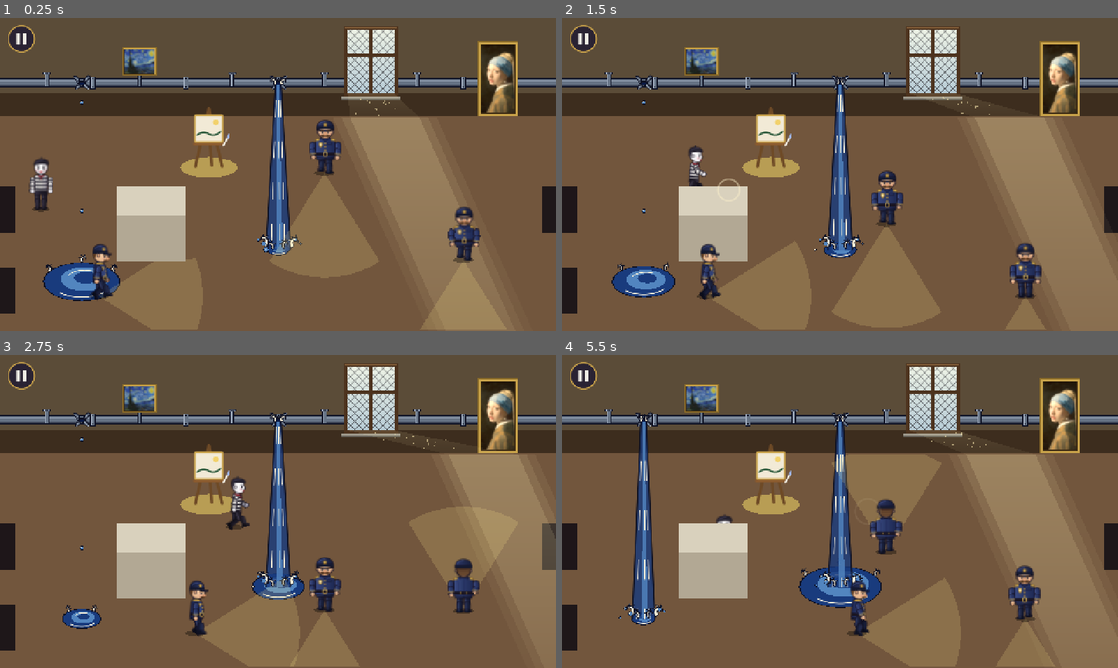
Above: before the commit, frames 1-4 (two rows, left to right).
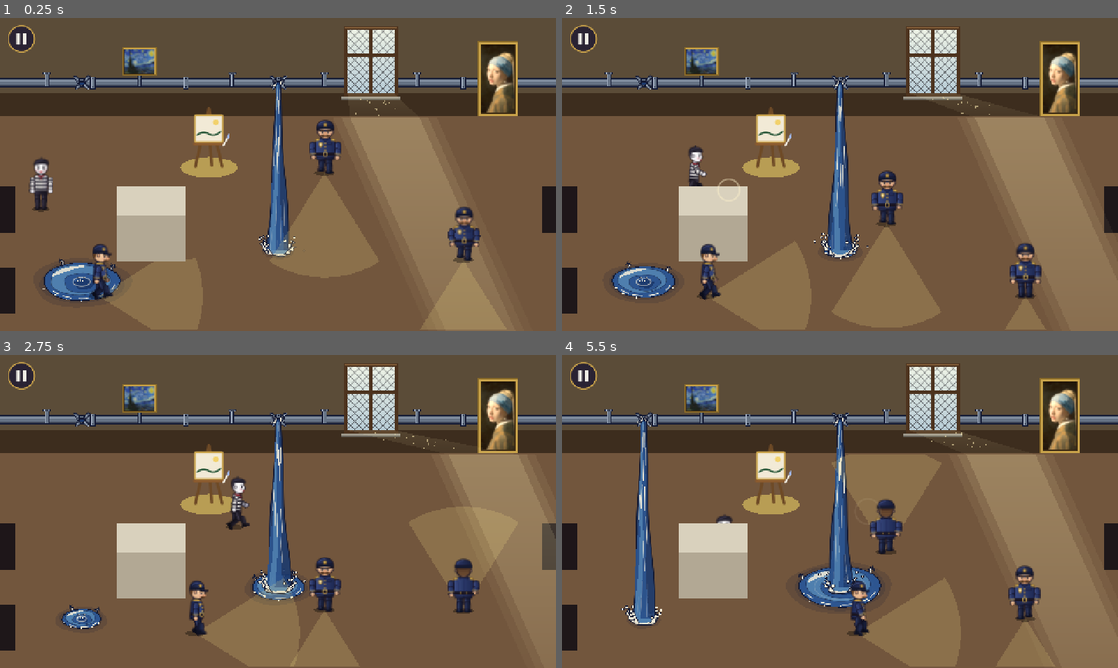
Above: after the commit, the same moments.

Repository: linostar/after-hours
Game: Godot game, scene res://scenes/wings/wing_06_salon.tscn
The game is run twice, just before and just after one commit, with the same random seed, the same clock (stepped at 60 frames per second) and the same inputs. This scene is started directly instead of the project's main scene.
Inputs (mouse positions are in pixels of both pictures, inside the frame that each line leads up to):
- Up to frame 1 (0.25 s): no input
- Up to frame 2 (1.5 s): drag from (840, 174) to (895, 105) at 0.52 s; drag from (728, 190) to (812, 237) at 1.27 s
- Up to frame 3 (2.75 s): move the mouse to (333, 442) at 2.02 s; hold Right (ui_right) from 2.03 s (still down); tap E at 2.1 s
- Up to frame 4 (5.5 s): release Right (ui_right) at 2.75 s; drag from (812, 574) to (673, 464) at 2.77 s; move the mouse to (1006, 558) at 3.52 s; hold Left (ui_left) 3.53-4.25 s; tap E at 3.6, 5.1 s; tap Space at 3.77, 4.07 s; drag from (673, 464) to (756, 433) at 4.27 s; move the mouse to (867, 511) at 5.02 s; hold Down (ui_down) from 5.03 s (still down); click (867, 511) at 5.17 s

The runs differ from the first frame. In frame 1, 2.6% of the frame differs, in the area x 7-55%, y 18-92%; in frame 2, 2.4%; in frame 3, 2.1%; in frame 4, 4.0%, in the area x 10-59%, y 18-87%.

Commit message:
feat(puddles): repaint the water after the Great Wave
Prussian blue in three flat tones, cream foam and indigo key-block ink.
Puddles get a wet-floor sheen, an inked rim, flat bands deepening to the
middle with a slow shimmer, a highlight crescent, foam lace, spray dots and
ripples spreading from where the water lands. Streams are ribboned bands
waving down, with cream streaks accelerating as they fall, thinning in and
out with each gush; landings get a churning white-water ring, a crown of
curling crests and drops on ballistic arcs. Drips swell, stretch, fall and
burst. Every pipe runs on its own offsets; all rates under 2 Hz (pinned as
*_HZ), still under Reduce Motion. Gameplay, layers and beats unchanged.

Claude-Session: https://claude.ai/code/session_01LnW7A8GppA7riq12AojToP

Diff:
--- a/afterhours/scripts/gimmicks/puddles.gd
+++ b/afterhours/scripts/gimmicks/puddles.gd
@@ -6,13 +6,16 @@
 ## patch (DAMP of its full size) while it only drips, in a steady rhythm of its own. In a
 ## puddle the mime wades (SLOW of its speed) and every step splashes (LOUD: heard across
 ## the whole hearing range); guards wade at SLOW too (Guard asks slow_at for its own spot).
-## Drawn as a Hokusai woodblock print (flat fills, inked outlines, claw-fingered foam), in
-## three layers: the iron pipe on the wall (flanges, wall brackets, each burst a torn hole
-## with its metal peeled back; behind the paintings), the puddles on the floor (flat
-## Prussian blue rings with foam claws on the rim), and the falling water (in front of the
-## paintings, behind the actors: a stream with flowing streaks, foam claws at the mouth and
-## splash crests where it lands, or falling drips). The foam's sway, the streaks' flow, the
-## crests and the drops are decoration: each repeats under 2 Hz and stands still under
+## Drawn as a Hokusai woodblock print (flat Prussian tones, cream foam, indigo key-block
+## ink, claw-fingered foam), in three layers: the iron pipe on the wall (flanges, wall
+## brackets, each burst a torn hole with its metal peeled back; behind the paintings), the
+## puddles on the floor (a darker wet sheen, an inked rim, flat bands deepening to the middle,
+## a highlight crescent, foam lace and claws on the rim, ripples spreading from where the
+## water lands), and the falling water (in front of the paintings, behind the actors: a
+## ribboned stream with streaks speeding down it, thinning in and out with the gush, a crown
+## of foam crests and drops flung on ballistic arcs where it lands; between gushes drops that
+## swell, stretch, fall and burst). Every pipe moves on its own offsets. All of it is
+## decoration: each cycle repeats under 2 Hz and stands still under
 ## Reduce Motion. A pipe whose data is broken (no beat, a period or radius not above 0) is
 ## reported and left out.
 
@@ -25,17 +28,20 @@
 const PIPE_Y := 112.0
 const PIPE_RADIUS := 6.0
 const FLANGE_RADIUS := 9.5
-## The print's palette: flat Prussian blue water in three tones, foam, ink and iron.
-const PRUSSIAN := Color(0.1, 0.23, 0.49)
-const PRUSSIAN_LIGHT := Color(0.32, 0.52, 0.75)
-const PRUSSIAN_DEEP := Color(0.04, 0.1, 0.27)
-const INK := Color(0.06, 0.07, 0.14)
-const FOAM := Color(0.97, 0.94, 0.85)
+## The print's palette (after the Great Wave): Prussian blue in three flat tones, cream foam
+## (the paper, never pure white), indigo key-block ink, and iron.
+const PRUSSIAN_DEEP := Color("1c3a6e")
+const PRUSSIAN := Color("2d5590")
+const PRUSSIAN_LIGHT := Color("4f7fae")
+const INK := Color("141a33")
+const FOAM := Color("f3ecd8")
+## The darker sheen of wet floor round a puddle.
+const WET := Color(0.08, 0.1, 0.2, 0.16)
 const IRON := Color(0.4, 0.45, 0.52)
 const IRON_LIGHT := Color(0.63, 0.68, 0.75)
 const IRON_DARK := Color(0.24, 0.27, 0.34)
 ## The falling stream lets the room show through a little: it is water in the air.
-const STREAM_ALPHA := 0.82
+const STREAM_ALPHA := 0.9
 ## Absolute z: the wall pipe just above the walls (under the paintings at -9), the falling
 ## water above the paintings and the fake's icon (-8), under the actors (0).
 const PIPE_Z := -10
@@ -43,13 +49,28 @@
 const BRACKET_GAP := 160.0
 ## The stream's width where it lands, as a share of the puddle's radius.
 const STREAM_SPREAD := 0.3
-const SPLASH_DROPS := 5
-## Decorative cycles per second (all under the 2 Hz flash limit): drips falling, splash
-## crests and drops, the foam claws' sway and the streaks flowing down the stream.
-const DRIP_HZ := 1.2
-const SPLASH_HZ := 0.8
-const FOAM_HZ := 0.5
-const FLOW_HZ := 1.5
+const SPLASH_DROPS := 9
+const CROWN_SPIKES := 9
+const RIPPLES := 3
+## How fast a stream thins in and out at the start and end of its gush (a share of the gush).
+const GUSH_EASE := 0.06
+## A stream thinner than this (a share of full) is not drawn.
+const MIN_FLOW := 0.1
+## Where in its cycle (0..1) a drip lands.
+const DRIP_LAND := 0.82
+## Decorative cycles per second (all under the 2 Hz flash limit): drips forming, falling and
+## bursting; splash drops' flights (the slowest drop flies 0.8x as often, the fastest 1.25x);
+## the crown's crests rising and falling; the foam claws' sway; the streaks flowing down the
+## stream (each lane 0.7x to 1x of it); the ripples spreading; the stream's ribbons waving and
+## the puddle's bands shimmering.
+const DRIP_HZ := 0.8
+const SPLASH_HZ := 0.9
+const CROWN_HZ := 0.7
+const FOAM_HZ := 0.4
+const FLOW_HZ := 1.4
+const RIPPLE_HZ := 0.6
+const WAVE_HZ := 0.5
+const SHIMMER_HZ := 0.2
 
 ## Per burst: the puddle's centre (floor) and full radius (x, y, radius); the pipe bursts
 ## above it, on the back wall.
@@ -138,28 +159,118 @@
 		_spray.queue_redraw()
 
 
-## The puddles, on the floor: an inked rim, flat rings of Prussian blue, ripples, and foam
-## claws curling along the far rim.
+## A per-pipe offset so no two pipes or puddles move in step.
+func _seed(i: int) -> float:
+	return fposmod(puddles[i].x * 0.0131 + puddles[i].y * 0.0077 + i * 0.37, 1.0)
+
+
+## A steady pseudo-random 0..1 for pipe `i`'s `k`-th thing (a drop's arc, a crest's height).
+static func _hash(i: int, k: int) -> float:
+	return fposmod(sin(i * 12.9898 + k * 78.233) * 43758.5453, 1.0)
+
+
+## How far into its gush pipe `i` is (0..1), or -1 while it drips.
+func _gush(i: int) -> float:
+	var at := fposmod(_time / beats[i].x + beats[i].y, 1.0)
+	return at * 2.0 if at < 0.5 else -1.0
+
+
+## The stream's strength: thinning in at the start of a gush and out at its end.
+func _flow(i: int) -> float:
+	var g := _gush(i)
+	if g < 0.0:
+		return 0.0
+	return smoothstep(0.0, GUSH_EASE, g) * (1.0 - smoothstep(1.0 - GUSH_EASE, 1.0, g))
+
+
+## The puddles, on the floor: a darker wet sheen round each, an inked rim, flat Prussian
+## bands deepening toward the middle (the far shelves lit), a cream highlight crescent, a
+## foam lace and spray dots along the near rim, claw curls on the far rim, and ripples
+## spreading from where the water lands (the stream, or each drip).
 func _draw() -> void:
 	var t := flourish(_time)
 	for i in puddles.size():
 		if not usable(i):
 			continue
+		var offset := _seed(i)
 		var centre := Vector2(puddles[i].x, puddles[i].y)
 		var r := radius(i)
-		draw_colored_polygon(_ellipse(centre, r + 2.0), INK)
-		draw_colored_polygon(_ellipse(centre, r), PRUSSIAN)
-		var inner := centre + Vector2(r * 0.08, -r * FLATTEN * 0.14)
-		draw_colored_polygon(_ellipse(inner, r * 0.64), PRUSSIAN_LIGHT)
-		draw_colored_polygon(_ellipse(inner + Vector2(r * 0.04, -r * FLATTEN * 0.08), r * 0.32), PRUSSIAN)
-		draw_polyline(spiral(centre, r * 0.82, r * 0.82, PI * 0.2, PI * 0.55, FLATTEN), FOAM, 1.5, true)
-		draw_polyline(spiral(inner, r * 0.48, r * 0.48, PI * 1.15, PI * 0.5, FLATTEN), FOAM, 1.2, true)
-		var claws := maxi(2, int(r / 18.0))
+		var shimmer := t * SHIMMER_HZ + offset
+		draw_colored_polygon(_ellipse(centre + Vector2(0.0, 2.0), r * 1.22 + 6.0, 0.05, shimmer, offset), WET)
+		draw_colored_polygon(_ellipse(centre + Vector2(0.0, 1.0), r * 1.08 + 3.0, 0.05, shimmer, offset + 1.0), WET)
+		draw_colored_polygon(_ellipse(centre, r + 2.0, 0.025, shimmer, offset), INK)
+		draw_colored_polygon(_ellipse(centre, r, 0.025, shimmer, offset), PRUSSIAN)
+		# Bands: the far (upper) shelf light, the middle deep, each a key-block line round it.
+		var shelf := centre + Vector2(-r * 0.05, -r * FLATTEN * 0.1)
+		var light := _ellipse(shelf, r * 0.8, 0.05, shimmer + 0.3, offset + 2.0)
+		draw_colored_polygon(light, PRUSSIAN_LIGHT)
+		var middle := _ellipse(centre + Vector2(r * 0.04, r * FLATTEN * 0.06), r * 0.52, 0.07, shimmer + 0.6, offset + 3.0)
+		draw_colored_polygon(middle, PRUSSIAN)
+		var deep := _ellipse(centre + Vector2(r * 0.07, r * FLATTEN * 0.12), r * 0.28, 0.08, shimmer + 0.9, offset + 4.0)
+		draw_colored_polygon(deep, PRUSSIAN_DEEP)
+		for band: PackedVector2Array in [light, middle]:
+			band.append(band[0])
+			draw_polyline(band, Color(INK, 0.45), 1.0, true)
+		_crescent(centre, r, offset)
+		_ripples(i, centre, r, t)
+		_lace(centre, r, t, offset)
+		var claws := maxi(2, int(r / 22.0))
 		for k in claws:
-			var angle := PI + PI * (k + 0.5) / claws
+			var angle := PI + PI * (k + 0.5 + (_hash(i, k) - 0.5) * 0.4) / claws
 			var at := centre + Vector2(cos(angle) * r, sin(angle) * r * FLATTEN)
 			var dir := signf(cos(angle)) if absf(cos(angle)) > 0.1 else 1.0
-			_claw(self, at, 5.0 + r * 0.06, dir, sin(TAU * (t * FOAM_HZ + k * 0.3)) * 0.2)
+			_claw(self, at, 4.0 + r * 0.055, dir, sin(TAU * (t * FOAM_HZ + offset + k * 0.29)) * 0.22)
+
+
+## The highlight: a cream crescent on the far-left shelf, tapered at both ends.
+func _crescent(centre: Vector2, r: float, offset: float) -> void:
+	var outer := PackedVector2Array()
+	var inner := PackedVector2Array()
+	var from := PI * (1.08 + offset * 0.05)
+	var to := PI * 1.52
+	for k in 13:
+		var u := float(k) / 12.0
+		var angle := lerpf(from, to, u)
+		var dir := Vector2(cos(angle), sin(angle) * FLATTEN)
+		outer.append(centre + dir * r * 0.86)
+		inner.append(centre + Vector2(r * 0.03, r * FLATTEN * 0.06) + dir * r * lerpf(0.86, 0.74, sin(PI * u)))
+	inner.reverse()
+	draw_colored_polygon(outer + inner, Color(FOAM, 0.85))
+
+
+## Rings spreading over puddle `i` from where its water lands, eased out and fading: a few
+## at a time while it gushes, one per drip while it drips.
+func _ripples(i: int, centre: Vector2, r: float, t: float) -> void:
+	var rings: Array[float] = []
+	var flow := _flow(i)
+	if flow > 0.0:
+		for k in RIPPLES:
+			rings.append(fposmod(t * RIPPLE_HZ + float(k) / RIPPLES + _seed(i), 1.0))
+	else:
+		# A drip lands at DRIP_LAND of its cycle; its ring spreads over the next 70 %.
+		# and a fainter one follows it out.
+		var age := fposmod(t * DRIP_HZ + _seed(i) - DRIP_LAND, 1.0) / 0.7
+		for lag: float in [0.0, 0.22]:
+			if age - lag >= 0.0 and age - lag < 1.0:
+				rings.append(age - lag)
+	for age in rings:
+		var spread := 1.0 - (1.0 - age) * (1.0 - age)
+		var ring := _ellipse(centre, lerpf(3.0, r * 0.85, spread))
+		ring.append(ring[0])
+		var fade := (1.0 - age) * (1.0 - age) * (flow if flow > 0.0 else 1.0)
+		draw_polyline(ring, Color(FOAM, 0.75 * fade), lerpf(1.8, 0.8, age), true)
+
+
+## Foam along the near rim: broken cream dashes drifting slowly round, and spray dots.
+func _lace(centre: Vector2, r: float, t: float, offset: float) -> void:
+	var dashes := maxi(3, int(r / 12.0))
+	for k in dashes:
+		var from := PI * (0.08 + 0.84 * (k + 0.15 * sin(TAU * (t * FOAM_HZ * 0.5 + offset + k * 0.21))) / dashes)
+		draw_polyline(spiral(centre, r * 0.9, r * 0.9, from, PI * 0.45 / dashes, FLATTEN, 5), FOAM, 1.4, true)
+	for k in dashes + 2:
+		var angle := PI * (0.05 + 0.9 * (k + 0.5) / (dashes + 2))
+		var at := centre + Vector2(cos(angle), sin(angle) * FLATTEN) * r * (1.02 + 0.06 * sin(k * 2.3 + offset * 9.0))
+		draw_circle(at, 1.1 + 0.5 * fposmod(k * 0.618 + offset, 1.0), FOAM)
 
 
 ## The iron pipe along the wall: inked, lit along its top; flanges at its joints, brackets
@@ -230,9 +341,12 @@
 		_pipe.draw_line(base, tip, IRON_LIGHT, 1.0, true)
 
 
-## The water falling from each burst. Gushing: an inked stream, lighter down its middle,
-## streaks flowing down it, foam claws flaring from the mouth and splash crests and drops
-## where it lands. Dripping: drops falling from the burst.
+## The water falling from each burst. Gushing: a ribboned stream (deep, mid and light bands
+## waving down it, inked edges) thinning in and out with the gush, cream streaks speeding
+## down it, foam claws and spray at the mouth, and where it lands a crown of foam crests
+## (the far ones behind the stream, the near ones in front) and drops flying out on
+## ballistic arcs, each on its own timing. Dripping: a drop swells under the burst,
+## stretches, falls faster and faster and bursts into a small crown where it lands.
 func _draw_spray() -> void:
 	var t := flourish(_time)
 	for i in puddles.size():
@@ -240,34 +354,147 @@
 			continue
 		var centre := Vector2(puddles[i].x, puddles[i].y)
 		var burst := Vector2(centre.x, PIPE_Y + 3.0)
-		if not gushing(i):
-			for d in 2:
-				var u := fposmod(t * DRIP_HZ + d * 0.5, 1.0)
-				_drop(burst.lerp(centre, u * u), 2.6)
+		var flow := _flow(i)
+		if flow <= 0.0:
+			_drip(i, burst, centre, t)
+		# The first and last instants of a gush are too thin to draw (and to triangulate).
+		if flow < MIN_FLOW:
 			continue
-		var spread := puddles[i].z * STREAM_SPREAD
-		var stream := PackedVector2Array([burst + Vector2(-5, 0), burst + Vector2(5, 0), centre + Vector2(spread, 0), centre + Vector2(-spread, 0)])
-		_spray.draw_colored_polygon(stream, Color(PRUSSIAN, STREAM_ALPHA))
-		_spray.draw_colored_polygon(PackedVector2Array([burst + Vector2(-1.5, 0), burst + Vector2(2, 0), centre + Vector2(spread * 0.35, 0), centre + Vector2(-spread * 0.15, 0)]), Color(PRUSSIAN_LIGHT, STREAM_ALPHA))
-		var flow := fposmod(t * FLOW_HZ, 1.0)
-		for lane: float in [-0.6, 0.1, 0.55]:
-			for dash in 4:
-				var from := (dash + flow) / 4.0
-				var to := minf(from + 0.1, 1.0)
-				_spray.draw_line(burst.lerp(centre, from) + Vector2(lane * lerpf(5.0, spread, from), 0), burst.lerp(centre, to) + Vector2(lane * lerpf(5.0, spread, to), 0), FOAM, 1.4, true)
-		_spray.draw_line(stream[0], stream[3], INK, 2.0, true)
-		_spray.draw_line(stream[1], stream[2], INK, 2.0, true)
+		var spread := puddles[i].z * STREAM_SPREAD * lerpf(0.5, 1.0, flow)
+		_crown(i, centre, spread, t, flow, true)
+		_stream(i, burst, centre, spread, t, flow)
+		_crown(i, centre, spread, t, flow, false)
 		for side: float in [-1.0, 1.0]:
-			_claw(_spray, burst + Vector2(side * 5.0, 1.0), 9.0, side, sin(TAU * t * FOAM_HZ) * 0.25 * side)
+			_claw(_spray, burst + Vector2(side * 4.5, 1.0), 8.0 * flow, side, sin(TAU * (t * FOAM_HZ + _seed(i))) * 0.25 * side)
 		for k in 4:
+			var u := fposmod(t * SPLASH_HZ * 0.9 + k * 0.25 + _seed(i), 1.0)
 			var side := -1.0 if k % 2 == 0 else 1.0
-			var reach := spread * (1.1 if k < 2 else 0.45)
-			var bob := sin(TAU * (t * SPLASH_HZ + k * 0.25))
-			_claw(_spray, centre + Vector2(side * reach, -2.0 - bob * 2.0), 14.0 if k < 2 else 10.0, side, bob * 0.2)
+			# Spray off the mouth: a short hop out and down the wall.
+			_bead(burst + Vector2(side * (5.0 + 12.0 * u), 2.0 - 20.0 * u * (1.0 - u) + 8.0 * u), 1.6 * (1.0 - u) + 0.4, 1.0 - u)
 		for d in SPLASH_DROPS:
-			var u := fposmod(t * SPLASH_HZ + float(d) / SPLASH_DROPS, 1.0)
-			var side := -1.0 if d % 2 == 0 else 1.0
-			_drop(centre + Vector2(side * (spread + u * 22.0), -sin(u * PI) * 18.0), 2.6 * (1.0 - u) + 1.0)
+			_flying_drop(i, d, centre, spread, t, flow)
+
+
+## The stream from `burst` to `centre`: three bands, each a ribbon whose middle waves down it.
+func _stream(i: int, burst: Vector2, centre: Vector2, spread: float, t: float, flow: float) -> void:
+	var offset := _seed(i)
+	var mouth := 4.5 * flow
+	# Each band: its width share, its shift toward the lit (left) side, colour.
+	var bands: Array[Array] = [[1.0, 0.0, Color(PRUSSIAN_DEEP, STREAM_ALPHA)], [0.62, -0.22, Color(PRUSSIAN, STREAM_ALPHA)], [0.26, -0.42, Color(PRUSSIAN_LIGHT, STREAM_ALPHA)]]
+	var steps := 24
+	for band: Array in bands:
+		var left := PackedVector2Array()
+		var right := PackedVector2Array()
+		for k in steps + 1:
+			var v := float(k) / steps
+			var half := lerpf(mouth, spread, pow(v, 1.3)) * float(band[0])
+			var wave := sin(TAU * (v * 1.4 - t * WAVE_HZ + offset + float(band[0]))) * (0.6 + 2.2 * v) * flow
+			var mid := burst.lerp(centre, v) + Vector2(wave + float(band[1]) * lerpf(mouth, spread, pow(v, 1.3)), 0.0)
+			left.append(mid - Vector2(half, 0.0))
+			right.append(mid + Vector2(half, 0.0))
+		var edge := right.duplicate()
+		edge.reverse()
+		_spray.draw_colored_polygon(left + edge, band[2])
+		if band[0] == 1.0:
+			_spray.draw_polyline(left, INK, 1.6, true)
+			_spray.draw_polyline(right, INK, 1.6, true)
+	# Streaks: cream lines speeding down (falling, so each accelerates and stretches), each
+	# lane at its own pace so they never march in step.
+	for lane in 5:
+		var across := lerpf(-0.62, 0.55, lane / 4.0)
+		var pace := lerpf(0.7, 1.0, _hash(i, lane + 20))
+		for k in 3:
+			var f := fposmod(t * FLOW_HZ * pace + k / 3.0 + _hash(i, lane), 1.0)
+			var from := f * f
+			var to := minf(from + 0.04 + 0.14 * f, 1.0)
+			var line := PackedVector2Array()
+			for m in 4:
+				var v := lerpf(from, to, m / 3.0)
+				var half := lerpf(mouth, spread, pow(v, 1.3))
+				var wave := sin(TAU * (v * 1.4 - t * WAVE_HZ + offset + 1.0)) * (0.6 + 2.2 * v) * flow
+				line.append(burst.lerp(centre, v) + Vector2(wave + across * half, 0.0))
+			_spray.draw_polyline(line, Color(FOAM, sin(PI * f) * 0.95), 1.3, true)
+
+
+## The crown where the stream lands: on the far side a churning cream ring of white water
+## (drawn first), then cream crests round the landing ring, each rising and falling on its
+## own beat and curling outward at the tip, a bead flung off each; `far` draws the far half
+## (behind the stream), else the near half (in front of it).
+func _crown(i: int, centre: Vector2, spread: float, t: float, flow: float, far: bool) -> void:
+	var ring := spread * 1.1
+	if far:
+		var churn := _ellipse(centre, ring * 1.05, 0.12, t * WAVE_HZ + _seed(i), _seed(i))
+		_spray.draw_colored_polygon(churn, Color(FOAM, 0.9 * flow))
+		churn.append(churn[0])
+		_spray.draw_polyline(churn, Color(INK, flow), 1.2, true)
+		_spray.draw_colored_polygon(_ellipse(centre, ring * 0.7, 0.1, t * WAVE_HZ * 0.8, _seed(i) + 2.0), Color(PRUSSIAN_LIGHT, flow))
+	for k in CROWN_SPIKES:
+		var angle := TAU * (k + 0.5 * _hash(i, k + 40)) / CROWN_SPIKES
+		if (sin(angle) < 0.0) != far:
+			continue
+		var out := Vector2(cos(angle), sin(angle) * FLATTEN)
+		var base := centre + out * ring
+		var rise := 0.5 + 0.5 * sin(TAU * (t * CROWN_HZ + _hash(i, k + 60)))
+		var height := (10.0 + 12.0 * _hash(i, k + 80)) * (0.45 + 0.55 * rise) * flow
+		var lean := out.x * height * 0.5
+		var tip := base + Vector2(lean, -height)
+		var width := 3.0 + 2.0 * _hash(i, k + 100)
+		# The crest's tip curls back over toward the outside, like the print's wave fingers.
+		var curl := tip + Vector2(signf(out.x + 0.01) * width * 0.9, height * 0.18)
+		var crest := PackedVector2Array([base - Vector2(width, 0.0), base.lerp(tip, 0.55) + Vector2(-width * 0.45 + lean * 0.1, 0.0), tip, curl, base.lerp(tip, 0.5) + Vector2(width * 0.45 + lean * 0.1, 0.0), base + Vector2(width, 0.0)])
+		if out.x < 0.0:
+			crest = PackedVector2Array([base - Vector2(width, 0.0), base.lerp(tip, 0.5) + Vector2(-width * 0.45 + lean * 0.1, 0.0), curl, tip, base.lerp(tip, 0.55) + Vector2(width * 0.45 + lean * 0.1, 0.0), base + Vector2(width, 0.0)])
+		# A crest too low to have a shape (a thin stream's) is left out.
+		if height < 3.0 or Geometry2D.triangulate_polygon(crest).is_empty():
+			continue
+		_spray.draw_colored_polygon(crest, FOAM)
+		crest.append(crest[0])
+		_spray.draw_polyline(crest, INK, 1.1, true)
+		_bead(tip + Vector2(lean * 0.3, -3.0 - 5.0 * rise), 1.0 + 0.8 * rise, flow)
+
+
+## Splash drop `d` of pipe `i`: flung from the landing ring on a parabola (constant speed
+## across, rising and falling under gravity), its own pace and launch so none move together.
+func _flying_drop(i: int, d: int, centre: Vector2, spread: float, t: float, flow: float) -> void:
+	var pace := lerpf(0.8, 1.25, _hash(i, d + 120))
+	var u := fposmod(t * SPLASH_HZ * pace + _hash(i, d + 140), 1.0)
+	var side := -1.0 if d % 2 == 0 else 1.0
+	var start := centre + Vector2(side * spread * lerpf(0.4, 1.0, _hash(i, d + 160)), lerpf(-2.0, 3.0, _hash(i, d + 180)))
+	var across := side * lerpf(10.0, 34.0, _hash(i, d + 200)) * flow
+	var apex := lerpf(10.0, 30.0, _hash(i, d + 220)) * flow
+	var at := start + Vector2(across * u, -4.0 * apex * u * (1.0 - u) + 5.0 * u)
+	var size := lerpf(2.6, 1.2, u) * lerpf(0.7, 1.15, _hash(i, d + 240))
+	_bead(at, size, 1.0 - smoothstep(0.8, 1.0, u))
+
+
+## A drip's cycle under the burst: it swells (0 to 0.35), stretches and falls, faster and
+## faster, to the puddle (to DRIP_LAND) and bursts into a small crown and two flecks.
+func _drip(i: int, burst: Vector2, centre: Vector2, t: float) -> void:
+	var q := fposmod(t * DRIP_HZ + _seed(i), 1.0)
+	if q < 0.35:
+		var swell := q / 0.35
+		var size := lerpf(1.0, 3.2, swell)
+		var hang := burst + Vector2(0.0, 2.0 + size * (0.6 + swell))
+		_spray.draw_colored_polygon(PackedVector2Array([burst + Vector2(-1.4, 0.0), burst + Vector2(1.4, 0.0), hang + Vector2(size * 0.8, 0.0), hang + Vector2(-size * 0.8, 0.0)]), INK)
+		_water_bead(hang, size)
+	elif q < DRIP_LAND:
+		var f := (q - 0.35) / (DRIP_LAND - 0.35)
+		var at := burst.lerp(centre, f * f)
+		var tail := 2.0 + 10.0 * f
+		var size := 3.0
+		_spray.draw_colored_polygon(PackedVector2Array([at + Vector2(-size - 0.8, 0.0), at + Vector2(0.0, -size - tail), at + Vector2(size + 0.8, 0.0)]), INK)
+		_spray.draw_colored_polygon(PackedVector2Array([at + Vector2(-size, 0.0), at + Vector2(0.0, -size - tail + 1.5), at + Vector2(size, 0.0)]), PRUSSIAN_LIGHT)
+		_water_bead(at, size)
+	else:
+		var b := (q - DRIP_LAND) / (1.0 - DRIP_LAND)
+		var rise := sin(PI * b)
+		for k in 4:
+			var side := -1.0 if k < 2 else 1.0
+			var base := centre + Vector2(side * (2.0 + 2.5 * (k % 2)), 0.0)
+			var tip := base + Vector2(side * (1.5 + 2.0 * (k % 2)), -(3.0 + 3.0 * ((k + 1) % 2)) * rise)
+			_spray.draw_colored_polygon(PackedVector2Array([base - Vector2(1.4, 0.0), tip, base + Vector2(1.4, 0.0)]), FOAM)
+		for side: float in [-1.0, 1.0]:
+			_bead(centre + Vector2(side * 10.0 * b, -4.0 * 7.0 * b * (1.0 - b)), 1.3, 1.0 - b)
 
 
 ## A foam claw at `base` about `size` big: a stalk rising and curling over toward `dir`
@@ -293,17 +520,29 @@
 	canvas.draw_polyline(band, INK, 1.2, true)
 
 
-## A falling drop: an inked bead of blue with a glint of foam.
-func _drop(at: Vector2, r: float) -> void:
-	_spray.draw_circle(at, r + 1.0, INK)
+## A drop of spray: a cream bead ringed in ink, `alpha` see-through.
+func _bead(at: Vector2, r: float, alpha: float) -> void:
+	if alpha <= 0.0:
+		return
+	_spray.draw_circle(at, r + 0.9, Color(INK, alpha))
+	_spray.draw_circle(at, r, Color(FOAM, alpha))
+
+
+## A falling drop of water: a blue bead ringed in ink with a cream glint.
+func _water_bead(at: Vector2, r: float) -> void:
+	_spray.draw_circle(at, r + 0.9, INK)
 	_spray.draw_circle(at, r, PRUSSIAN_LIGHT)
-	_spray.draw_circle(at - Vector2(r, r) * 0.3, r * 0.35, FOAM)
-
-
-## A flat ellipse's outline points around `centre`, `r` across.
-func _ellipse(centre: Vector2, r: float) -> PackedVector2Array:
+	_spray.draw_circle(at - Vector2(r, r) * 0.3, r * 0.4, FOAM)
+
+
+## A flat ellipse's outline points around `centre`, `r` across; `wobble` (a share of r)
+## ripples its edge in slow waves at `phase` (cycles), offset by `offset`.
+func _ellipse(centre: Vector2, r: float, wobble := 0.0, phase := 0.0, offset := 0.0) -> PackedVector2Array:
 	var points := PackedVector2Array()
-	for k in 32:
-		var angle := TAU * k / 32.0
-		points.append(centre + Vector2(cos(angle) * r, sin(angle) * r * FLATTEN))
+	for k in 40:
+		var angle := TAU * k / 40.0
+		var rr := r
+		if wobble > 0.0:
+			rr *= 1.0 + wobble * (sin(3.0 * angle + TAU * phase + offset * 5.0) * 0.6 + sin(5.0 * angle - TAU * phase * 0.7 + offset * 9.0) * 0.4)
+		points.append(centre + Vector2(cos(angle) * rr, sin(angle) * rr * FLATTEN))
 	return points
